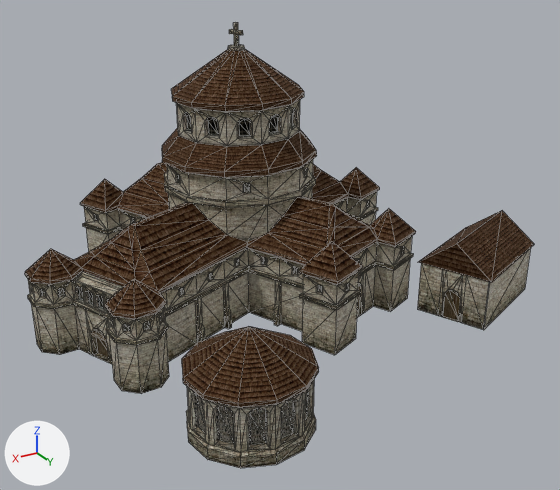
An edit to the FBX model Assets/Assets/Aldeia/Estruturas/Igreja2/Igreja2.fbx, drawn before and after from the same camera.
The view is the same before and after, from a camera (50 mm lens) standing at (8.8, 260.6, 56.7) and looking at (-46.2, 168.9, 10.9). The axes (+X, +Y, +Z) are drawn at lower left. The lights are the same throughout. Mesh edges are drawn as thin lines. Where no turn or scale is listed for an object, it has been applied to the vertices. Vertices at the same position are counted once.

In view in the first picture: 'Igreja2'.
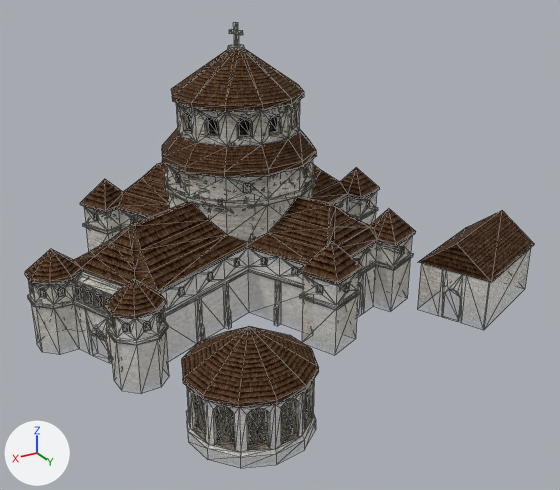
The newer file is also turned or shifted as a whole; pictures and numbers use the older file's frame.

Location of each change, (x1, y1, x2, y2) in pixels of the pictures (560 x 490 px):
'Igreja2', surface changed, recoloured: (28, 22, 532, 468) in both
part 1 of me_mesh_043, recoloured: before (91, 283, 460, 357); after (93, 294, 457, 351)
part 2 of me_mesh_043, recoloured: (28, 22, 531, 468) in both

Patch to the scene script:
```diff
--- a/Assets/Assets/Aldeia/Estruturas/Igreja2/Igreja2.fbx.py
+++ b/Assets/Assets/Aldeia/Estruturas/Igreja2/Igreja2.fbx.py
@@ img_walls_png @@
-img_walls_png = load_image('walls.png', '../../Texturas/textures/walls.png', 128, 128, 'sRGB')
+img_walls_png = load_image('walls.png', '../../Texturas/textures/walls.png', 128, 128, 'Non-Color')
@@ img_wall_png @@
-img_wall_png = load_image('wall.png', '../../Texturas/textures/wall.png', 256, 256, 'sRGB')
+img_wall_png = load_image('wall.png', '../../Texturas/textures/wall.png', 256, 256, 'Non-Color')
@@ mat_igreja2_parede_001 @@
+mat_igreja2_parede_001 = bpy.data.materials.new('Igreja2_Parede.001')
+# uses the picture img_wall_png
@@ mat_igreja2_madeira_001 @@
+mat_igreja2_madeira_001 = bpy.data.materials.new('Igreja2_Madeira.001')
+# uses the picture img_walls_png
@@ me_mesh_043 @@
 me_mesh_043.from_pydata(...)  # 1924 vertices, 3633 faces; spans x -84.5..-10.7, y 129.1..200.5, z 0.0..41.9
 # used by ob_igreja2; location = (0.0, 0.0, 0.0)
+# me_mesh_043 part 1: all 33 faces that had it switch from mat_igreja2_madeira (picture img_walls_png) to mat_igreja2_madeira_001
+# me_mesh_043 part 2: all 1857 faces that had it switch from mat_igreja2_parede (picture img_wall_png) to mat_igreja2_parede_001
 me_mesh_043.materials.append(mat_igreja2_telhado)
```
